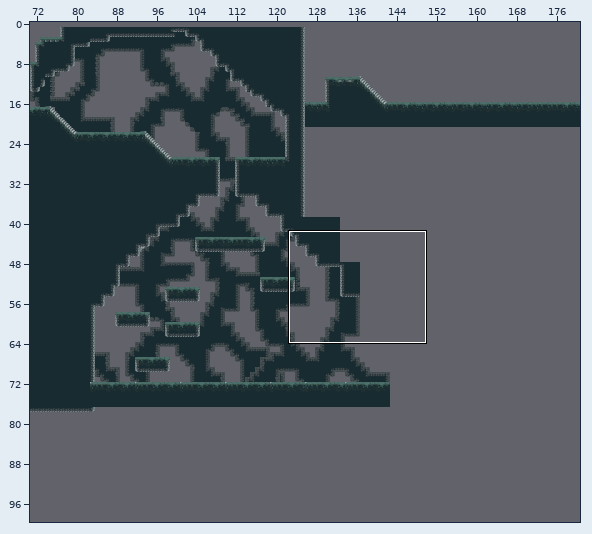
Two states of a Tiled map, Assets/Tiled/level2.tmx. Above: a wide view before the commit, with the close-up outlined.
Close-up. Before the edit:
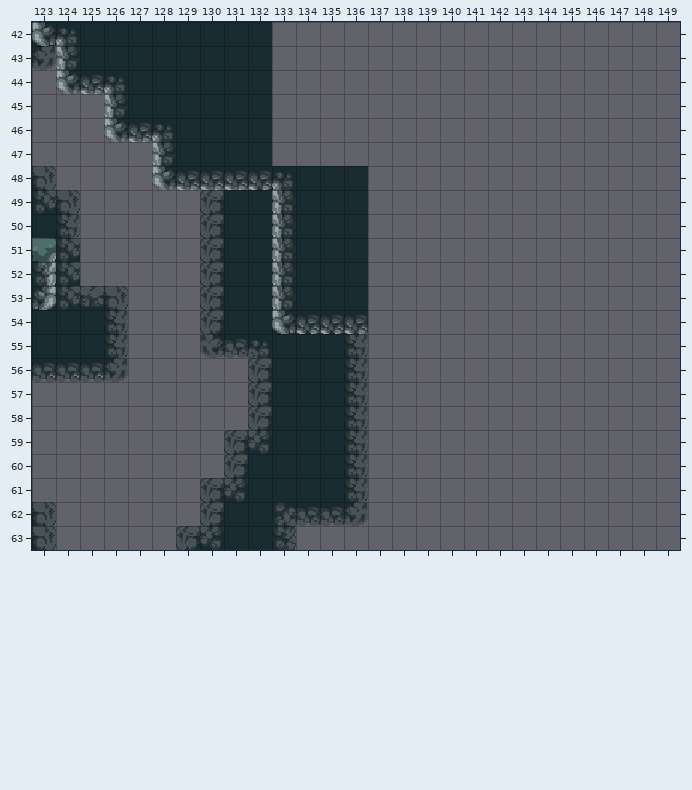
Cells are 16x16 px. Shown: x 123..149, y 42..63. The commit also changed other parts of the map, which this record leaves out.
And afterwards:
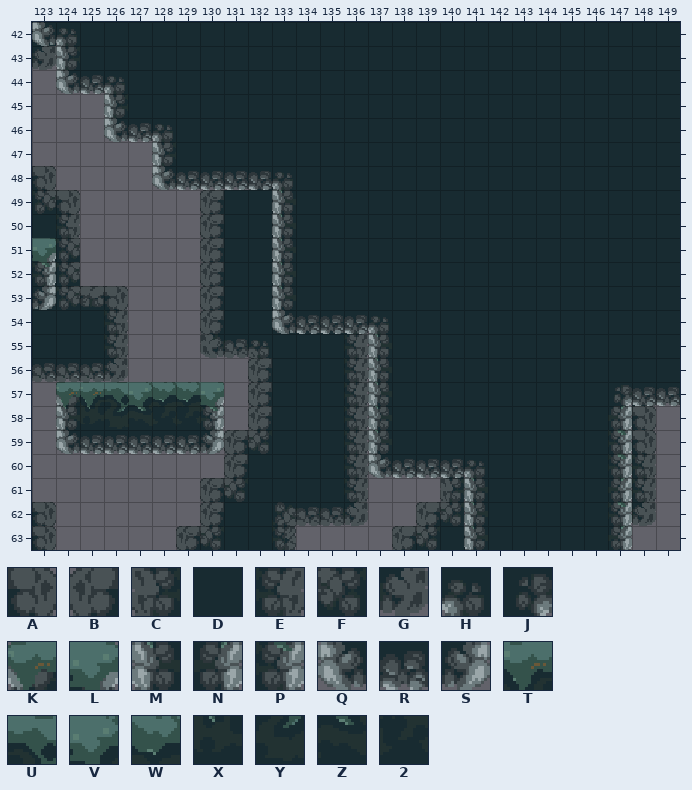
Key: from "cave": A 73, B 73 flipped left-right, C 86, D 87, E 88, F 100, G 103; from "spirit_forest": H 2, J 2 turned 270, K 3, L 5, M 18, N 18 flipped left-right, P 20, Q 33, R 34, S 35, T 45, U 46, V 47, W 48, X 60, Y 61, Z 62, 2 63.
_ is an empty cell.
From old to new:
Changed rows in their new state; . is an unchanged cell.
Layer "cave_bg":
first column x 138:
57 ..........A
58 ..........A
59 ..........A
60 ..B.......E
61 ..C.......E
62 .BF.......G
63 BFDA.......
Layer "ground":
first column x 124:
42 .........DDDDDDDDDDDDDDDDD
43 .........DDDDDDDDDDDDDDDDD
44 .........DDDDDDDDDDDDDDDDD
45 .........DDDDDDDDDDDDDDDDD
46 .........DDDDDDDDDDDDDDDDD
47 .........DDDDDDDDDDDDDDDDD
48 .............DDDDDDDDDDDDD
49 .............DDDDDDDDDDDDD
50 .............DDDDDDDDDDDDD
51 .............DDDDDDDDDDDDD
52 .............DDDDDDDDDDDDD
53 .............DDDDDDDDDDDDD
54 .............HDDDDDDDDDDDD
55 .............MDDDDDDDDDDDD
56 .............MDDDDDDDDDDDD
57 KTUVWWL......MDDDDDDDDDJRR
58 MXYZ22P......MDDDDDDDDDN..
59 QRRRRRS......MDDDDDDDDDP..
60 .............QRRRHDDDDDP..
61 .................MDDDDDN..
62 .................MDDDDDP..
63 .................MDDDDDN..
